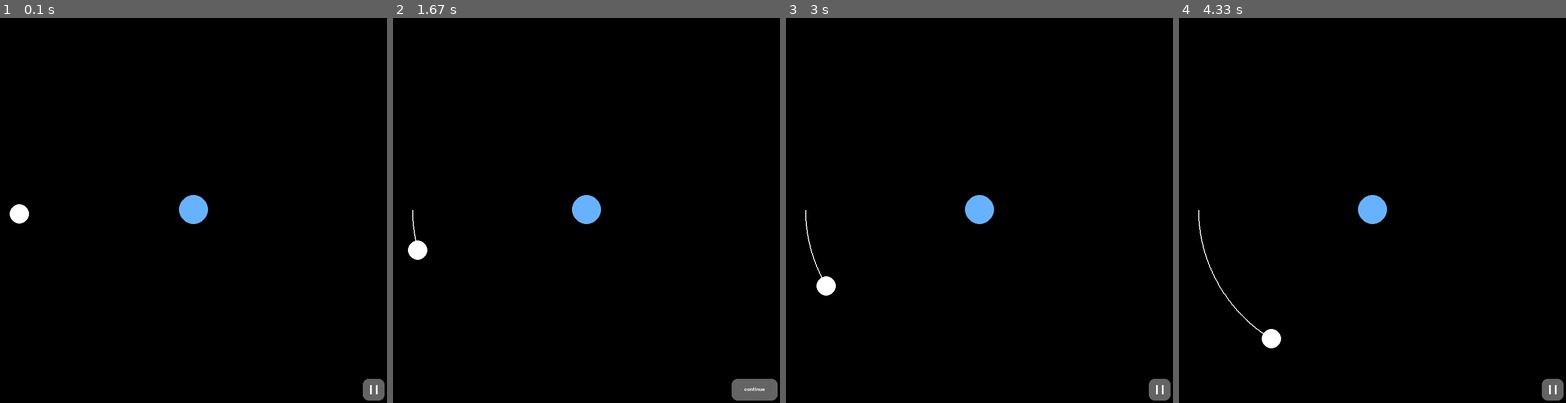
Above: before the commit, frames 1-4 (left to right).
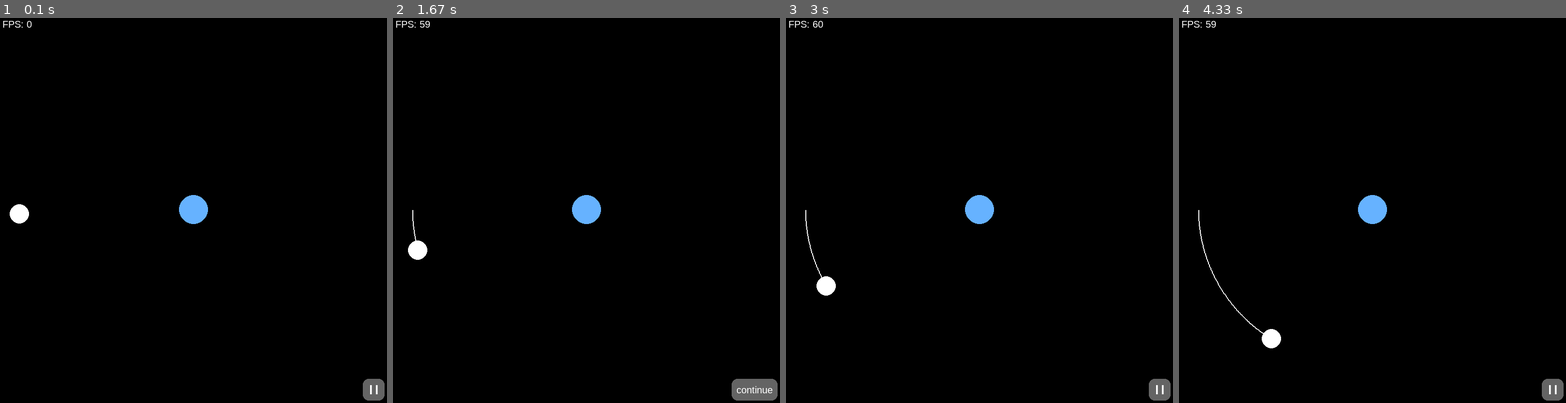
Above: after the commit, the same moments.

Repository: Poolsen/Orbits_Simulation
Game: pygame game, started from main.py
The game is run twice, just before and just after one commit, with the same random seed, the same clock (stepped at 60 frames per second) and the same inputs.
Inputs (mouse positions are in pixels of both pictures, inside the frame that each line leads up to):
- Up to frame 1 (0.1 s): no input
- Up to frame 2 (1.67 s): click "| |" at 0.38 s; click "continue" at 0.72 s; click "| |" at 1.05 s; click (729, 345) at 1.38 s
- Up to frame 3 (3 s): click "continue" at 2.22 s
- Up to frame 4 (4.33 s): no input

The runs differ from the first frame. In frame 1, less than 0.1% of the frame differs, in the area x 0-9%, y 0-3%; in frame 2, 0.1%, in the area x 0-99%, y 0-98%; in frame 3, less than 0.1%; in frame 4, less than 0.1%.

Commit message:
added FPS counter

Diff:
--- a/Visuals/__init__.py
+++ b/Visuals/__init__.py
@@ -1,4 +1,6 @@
 print("Attempting to import visual packages")
+from Visuals.vis_text import vis_draw_text
+from Visuals.vis_show_FPS import vis_show_current_fps
 from Visuals.vis_Himmelskoerper import Visualisierung, init_satelliten
 from Visuals.vis_Buttons import Button, init_buttons
 from Visuals.vis_Himmelskoerper import vis_draw_himmelskoeper
--- a/Visuals/vis_Buttons.py
+++ b/Visuals/vis_Buttons.py
@@ -1,22 +1,28 @@
 from config import *
+from Visuals import vis_draw_text
 
 class Button:
-    def __init__(self,text,pos,width,height, ident, font_to_use):
+    def __init__(self, text, pos, width, height, ident, font_to_use):
         self.pressed = False
         self.id = ident
         self.font_to_use = font_to_use
-
+        self.text = text
+        self.pos = pos
         #rechteck des buttons
         self.rect = pygame.Rect(pos,(width,height))
         self.color = (100, 100, 100)
 
-        #text
-        self.text_surf = font_to_use.render(text,True,(255, 255, 255))
-        self.text_rect = self.text_surf.get_rect(center = self.rect.center)
+        #text -> s.u.
+        #self.text_surf = font_to_use.render(text, True, (255, 255, 255))   #alles in func vis_draw_text
+        #self.text_rect = self.text_surf.get_rect(center = self.rect.center)
 
     def draw(self):
         pygame.draw.rect(screen,self.color, self.rect,border_radius = 12)
-        screen.blit(self.text_surf, self.text_rect)
+
+        #screen.blit(self.text_surf, self.text_rect) # alles in func vis_draw_text
+
+        #text
+        vis_draw_text(self.text, self.font_to_use, (255, 255, 255), self.pos, self.rect.center)     #wichtig: self.rect.center returned eine normale tuple mit den coords -> kein Objekt
         return self.check_click()
 
     def check_click(self):
@@ -38,10 +44,11 @@
 
 def init_buttons():
     button0 = Button(text='| |', pos=(750, 750), width=45, height=45, ident=0, font_to_use=font_pause_button)       #pos ist hier die ecke oben links  // pause button
-    button1 = Button(text='continue', pos=(700, 750), width=95, height=45, ident=1, font_to_use=font_comic_sans)    #continue button
+    button1 = Button(text='continue', pos=(700, 750), width=95, height=45, ident=1, font_to_use=font_arial)    #continue button
     buttons = [button0, button1, ]
-    buttons_update_pos = [          #welche positionen müssen durch pygame.display.update(buttons_update_pos)
+    buttons_update_pos = [          #welche positionen müssen durch pygame.display.update(buttons_update_pos) gesehen werden
         pygame.Rect((750, 750), (45, 45)),  #pause button
         pygame.Rect((700, 750), (95, 45)),  #continue button
+        pygame.Rect((5, 5), (100, 100))
     ]
     return buttons, buttons_update_pos
--- a/Visuals/vis_draw_right_screen.py
+++ b/Visuals/vis_draw_right_screen.py
@@ -1,5 +1,5 @@
 from config import *
-from Visuals import vis_draw_himmelskoeper, vis_draw_paused_animation
+from Visuals import vis_draw_himmelskoeper, vis_draw_paused_animation, vis_show_current_fps
 
 def draw_current_screen(satelliten, buttons, clock, screen_to_show, buttons_update_pos):
     run = True #default, damit das programm anfängt zu laufen
@@ -12,11 +12,16 @@
             case "vis_Himmelskoerper":
                 screen.fill((0, 0, 0))  # hintergrundfarbe des windows (schwarz)
                 screen_to_show = (vis_draw_himmelskoeper(satelliten, buttons))  #funktion macht gesamte logik und gibt gleichzeitig auch aus, ob der screen_to_show sich geändert hat
+                vis_show_current_fps()
                 pygame.display.update()
 
             case "vis_paused_animation":
+                pygame.draw.rect(screen, (0, 0, 0), buttons_update_pos[1])
+                pygame.draw.rect(screen, (0, 0, 0), buttons_update_pos[2])
                 screen_to_show = vis_draw_paused_animation(buttons)
-                pygame.display.update(buttons_update_pos[1])
+                vis_show_current_fps()
+                buttons_update_pos_to_pass = [buttons_update_pos[1], buttons_update_pos[2]]
+                pygame.display.update(buttons_update_pos_to_pass)
 
             case "vis_start_menu":
                 pass
--- a/Visuals/vis_paused_animation.py
+++ b/Visuals/vis_paused_animation.py
@@ -12,7 +12,7 @@
             continue
         button_returns = [button.draw()]
         # print(button_returns) #nur fpr debugging
-        if button_returns[0] is True:
+        if button_returns[0] is True:       #rückgabewert von button 1 ist bei 0, da button 0 übersprungen wird
             screen_to_show = "vis_Himmelskoerper"  # wird geändert, wenn gedrückt wurde
             return screen_to_show  # sollte der pause button gedrückt worden sein, dann kann der loop unterbrochen werden, es kann schließlich nur ein button gedrückt worden sein
 
--- /dev/null
+++ b/Visuals/vis_show_FPS.py
@@ -0,0 +1,7 @@
+from config import *
+from Visuals import vis_draw_text
+
+def vis_show_current_fps():
+    current_fps = str(int((clock.get_fps())))
+    current_fps_text = f"FPS: {current_fps}"
+    vis_draw_text(current_fps_text, font_arial, (255, 255, 255), (5, 5), None)
--- /dev/null
+++ b/Visuals/vis_text.py
@@ -0,0 +1,9 @@
+from config import *
+
+def vis_draw_text(text, font_to_use, color, position, where_to_center):        # where to center muss ein pygame objekt - rechteck sein
+    text_surf = font_to_use.render(text, True, color)
+    if type(where_to_center) is not tuple:
+        screen.blit(text_surf, position)
+    else:
+        text_rect = text_surf.get_rect(center = where_to_center)
+        screen.blit(text_surf, text_rect)
--- a/config.py
+++ b/config.py
@@ -5,7 +5,7 @@
 pygame.init()
 
 #constants
-FPS = 60
+FPS = 60    #maximale FPS, kann auch weniger sein, falls nicht genug computing ressources
 
 #screen to show
 #screen_to_show = "vis_Himmelskoerper"    #default
@@ -20,8 +20,14 @@
 hoehe = 800
 screen = pygame.display.set_mode((breite, hoehe))   #window wird erstellt
 pygame.display.set_caption("Orbits_Simulation")     # Titel des Windows
+
+#initialise fonts for display on screen
 font_comic_sans = pygame.font.SysFont(name="comicsans", size=15, bold=False, italic=False)
 font_pause_button = pygame.font.SysFont(name=None, size=30, bold=True, italic=False)
+font_arial = pygame.font.SysFont(name="Arial", size=20, bold=False, italic=False)
+
+#initialisiert die clock (für FPS maximum und für FPS anzeigen wichtig)
+clock = pygame.time.Clock()  # eine Uhr, die u.a. restricted wie weit die Zeit gehen kann und für richtige "steps" sorgt, wird initialised
 
 breite = 800  # breite des windows
 hoehe = 800  # hoehe des windows
--- a/main.py
+++ b/main.py
@@ -5,7 +5,6 @@
 
 
 def main():
-    clock = pygame.time.Clock()     #eine Uhr, die u.a. restricted wie weit die Zeit gehen kann und für richtige "steps" sorgt, wird initialised
     satelliten = init_satelliten()
     buttons, buttons_update_pos = init_buttons()
 
